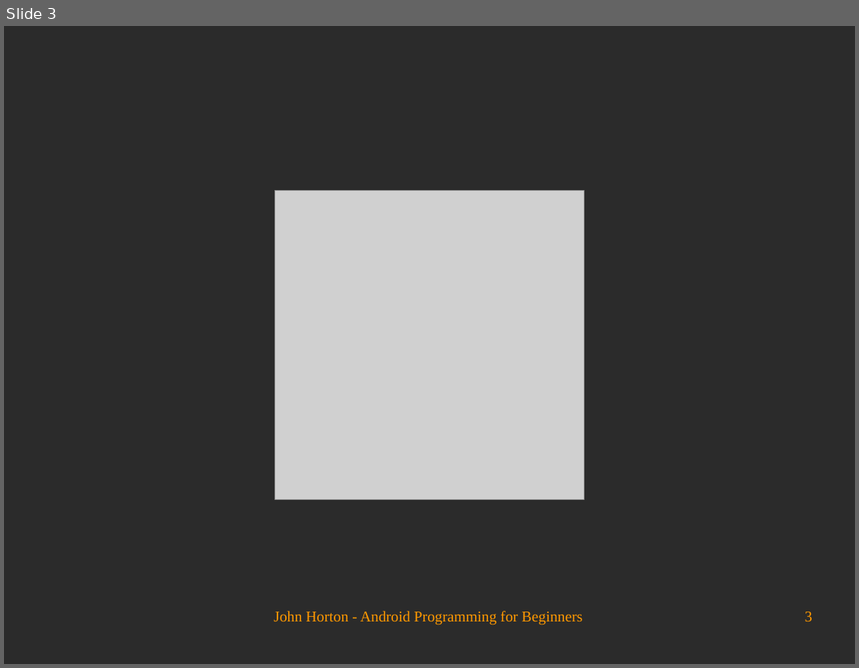
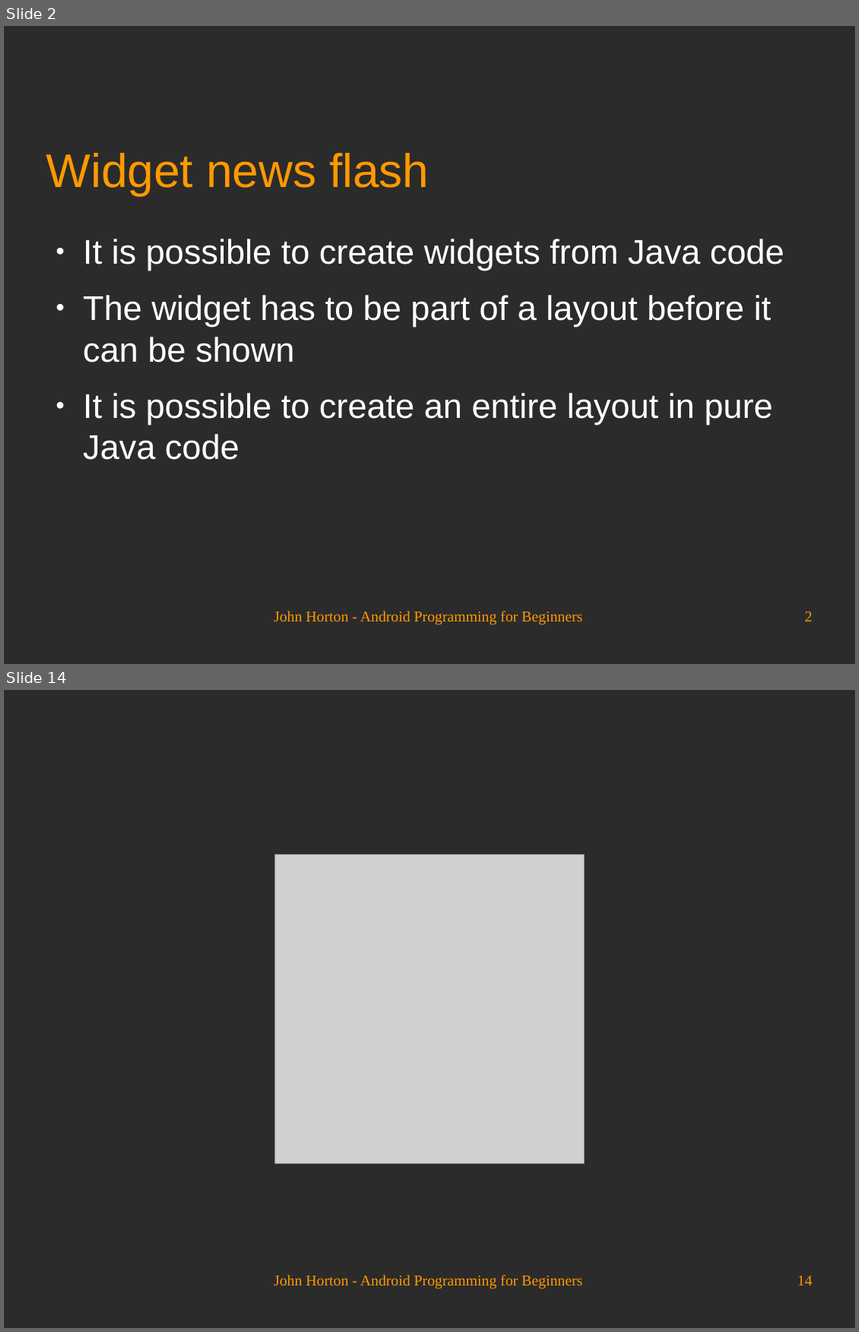
Before and after one commit to Academy-Soft-Intellect/Android-Programming-for-Beginners, a slide deck: 11_Widget_Mania.odp. Shown one above the other, each under a label of ours: slide 3 before the commit, slides 2 and 14 after it; the slides between them are not shown. The pictures are 859x668 and 859x1332 pixels, drawn with LibreOffice and Linux fonts; fonts in the diff are those of the drawing; grey boxes stand for pictures; background and template pictures are left out; a plain dark background stands for a picture behind light text. Boxes give left, top, right and bottom in pixels: in the first picture for what was removed or moved away, otherwise in the second. Text is boxed around its words. In the diff, an @@ line names an element or a change of style, - is before the commit and + after.

```diff
--- a/11_Widget_Mania.odp
+++ b/11_Widget_Mania.odp
@@ slide 2 added at (x1=4, y1=26, x2=855, y2=664), background picture (left out) @@
@@ title added at (x1=47, y1=153, x2=429, y2=195), 44 pt, text #FF9900 @@
+Widget news flash
@@ text added at (x1=83, y1=239, x2=785, y2=460), 32 pt, text #FFFFFF @@
+● It is possible to create widgets from Java code
+● The widget has to be part of a layout before it can be shown
+● It is possible to create an entire layout in pure Java code
@@ text added at (x1=274, y1=611, x2=582, y2=626), 14 pt, text #FF9900 @@
+John Horton - Android Programming for Beginners
@@ page number added at (x1=805, y1=612, x2=813, y2=622), 14 pt, text #FF9900 @@
+2
@@ what was slide 3 is now slide 14 @@
@@ page number at (x1=797, y1=1276, x2=813, y2=1286): text changed @@
-3
+14
```
Also in this commit, not shown: 1 slide changed, 11 other slides added, 1 slide removed.
